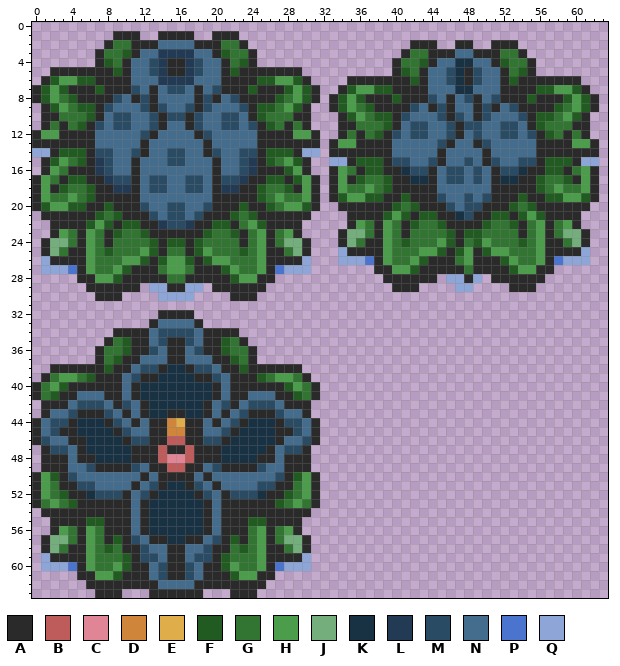
File history of a pixel-art sprite, data/sprites/enemies/goponga_flower_giant.png. That is the earlier state.
The file is 64x64 pixels.
Palette (. is transparent): A #2a2a2a  B #be5b5b  C #df8595  D #cf853a  E #dfae4b  F #225b22  G #327432  H #4b9d4b  J #74ae7c  K #193243  L #223a53  M #2a4b64  N #436c8d  P #4b74cf  Q #8da6d7
The result:
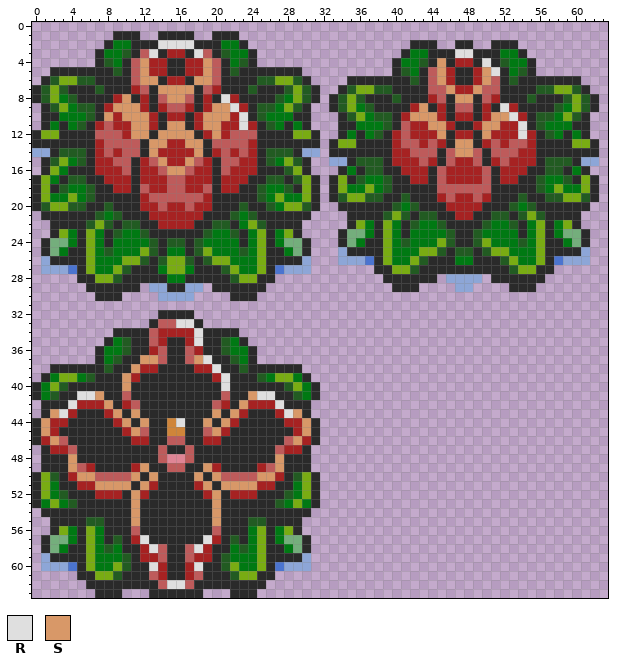
Colours new in this view: R #dfdfdf  S #d89868
Commit: Goponga flowers modifications ( giant & small ).
Change:
colour G: #327432 -> #007913
colour H: #4b9d4b -> #79ac13
colour M: #2a4b64 -> #a62222
Changed rows in their new state; - is a pixel that keeps its letter.
first column x 7:
 2 -------RRRR---------------------------------------------
 3 -----BRAMMARB---------------------------RR--------------
 4 ----BS-M--M-SB------------------------SAMMAR------------
 5 ----BS-M--M-SB-----------------------BS-A--SR-----------
 6 ----BSSAMMASSB-----------------------BS-A--SB-----------
 7 -----B-SSSS-B------------------------BBSMMSBB-----------
 8 ---S---BSSB---R-----------------------B-SS-B------------
 9 --SSS---BB---SSR--------------------S---BB---R----------
10 -S-SSS------SSS-R------------------SSS---M--SSR---------
11 -B--SS--SS--SS--R-----------------B--SS--A-SS--R--------
12 BBBMSS-SSSS--SMBBB----------------B--MSAMMASM--R--------
13 MBBBB-SSMMSS-BBBBM---------------MBBMB--SS--BMBBM-------
14 -BMBB-SM--MS--BMB----------------MMBBB-BSSB-BBBMM-------
15 M-BB-MBS--SBM-BB-M-----------------MB--BM-B--BM---------
16 M-MB-MMBSSBMM-BM-M--------.A------M---B--M-B---M------A.
17 -M---M--BB--M---M------------------MM-B--M-B-MM---------
18 --MM-B--BB--B-MM----------------------BBBBBB------------
19 -----MBBBBBBM--------------------------BM-B-------------
20 ------MB--BM----------------------------M---------------
21 -------M--M-----------------------------M---------------
22 -------M--M---------------------------------------------
23 -----------------------------------------A--------------
24 -----------------------------------------A--------------
25 -----------------------------------------F--------------
26 -----------------------------------------G--------------
27 -----------------------------------------A--------------
28 -----------------------------------------Q--------------
first column x 1:
33 -------------BBRR-------------
34 ------------B----R------------
35 ------------B----R------------
36 -------------B--B-------------
37 -----------SSB--BSR-----------
38 ----------S---AA---R----------
39 ---------S---AAAA---R---------
40 ---------S-AAAAAAAA-R---------
41 ----RRS--B-AAAAAAAA-B--SRR----
42 ---R---S--B-AAAAAA-B--S---R---
43 -SR-----S-S-AA--AA-S-S-----RS-
44 S---AAA--S-S---R--S-S--AAA---S
45 S---AAAA--SB------BS--AAAA---S
46 -SB--AAAA------------AAAAA-BS-
47 ---B-AAAAA----------AAAAA-B---
48 ---S--AAAA----------AAAA--S---
49 ---SB------S------S------BS---
50 ----SSBBBBS-S----S-SBBBBSS----
51 ------SSSS-S--AA--S-SSSS------
52 -----A----S--AAAA--S----A-----
53 ----------S-AAAAAA-S----------
54 ----------S-AAAAAA-S----------
55 ----------S-AAAAAA-S----------
56 ----------B-AAAAAA-B----------
57 -----------R--AA--R-----------
58 ------------RB--BR------------
59 -------------B--B-------------
60 ------------R----R------------
61 ------------B----B------------
62 -------------BRRB-------------
